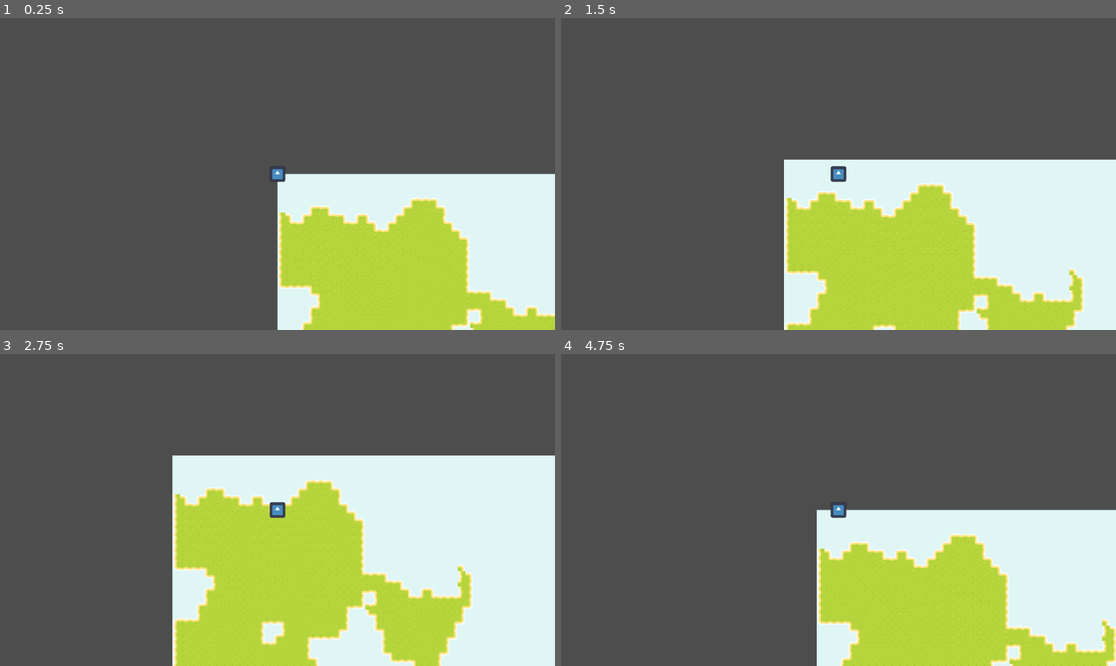
Above: before the commit, frames 1-4 (two rows, left to right).
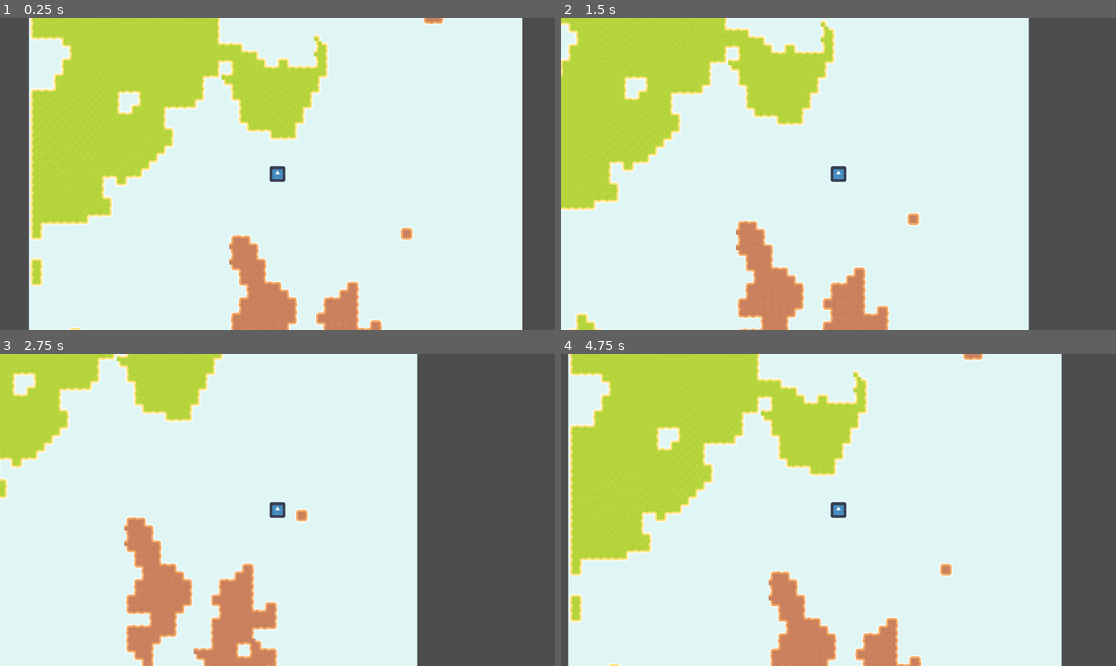
Above: after the commit, the same moments.

Repository: Sammy-T/Aero-Fight
Game: Godot game, scene res://scenes/level.tscn
Two runs of this game, one before a commit and one after it. Both use one fixed random seed, a clock stepped at 60 frames per second and the inputs below. The engine's default icon, where the game draws it, is replaced by a stand-in: a white triangle on a blue panel in a dark square.
Inputs:
- Up to frame 1 (0.25 s): no input
- Up to frame 2 (1.5 s): tap Enter at 0.5 s; hold Right (ui_right) 0.53-1.28 s; hold Down (ui_down) from 1.28 s (still down)
- Up to frame 3 (2.75 s): release Down (ui_down) at 2.03 s; hold Right (ui_right) from 2.03 s (still down)
- Up to frame 4 (4.75 s): release Right (ui_right) at 2.78 s; hold Up (ui_up) 2.78-3.53 s; hold Left (ui_left) from 3.53 s (still down)

The runs differ from the first frame. In frame 1, 83% of the frame differs, in the area x 5-100%, y 0-100%; in frame 2, 84%; in frame 3, 81%; in frame 4, 85%, in the area x 1-100%, y 0-100%.

Commit message:
Center player on loaded map

Diff:
--- a/scenes/player.tscn
+++ b/scenes/player.tscn
@@ -3,7 +3,7 @@
 [ext_resource type="Script" path="res://scripts/player.gd" id="1_53uw7"]
 [ext_resource type="Texture2D" uid="uid://sg7pmipq5sfe" path="res://icon.svg" id="1_63h1p"]
 
-[node name="Player" type="Node2D"]
+[node name="Player" type="Node2D" groups=["player"]]
 script = ExtResource("1_53uw7")
 
 [node name="Icon" type="Sprite2D" parent="."]
--- a/scripts/level.gd
+++ b/scripts/level.gd
@@ -1,17 +1,26 @@
 extends Node2D
 
 
+const MAP_LOAD_SIZE: int = 64
 const TILE_COORD_WATER: Vector2i = Vector2i(6, 3)
 const TILE_COORD_ISLAND: Vector2i = Vector2i(4, 5)
 const TILE_COORD_ISLAND2: Vector2i = Vector2i(10, 5)
 
 @export var map_noise: Noise
 
+var player: Node2D
+
 @onready var tile_map: TileMap = %TileMap
 
 
 # Called when the node enters the scene tree for the first time.
 func _ready() -> void:
+	var map_end_pos: Vector2 = tile_map.map_to_local(Vector2i.ONE * MAP_LOAD_SIZE)
+
+	# Place the player at the center of the map's load area
+	player = get_tree().get_first_node_in_group("player")
+	player.position = map_end_pos * 0.5
+
 	_init_map()
 
 
@@ -26,8 +35,8 @@
 
 	var noise_range: Vector2 = Vector2()
 
-	for x in 64:
-		for y in 64:
+	for x in MAP_LOAD_SIZE:
+		for y in MAP_LOAD_SIZE:
 			var cell_coord: Vector2i = Vector2i(x, y)
 			var noise_strength: float = map_noise.get_noise_2d(x, y)
 
